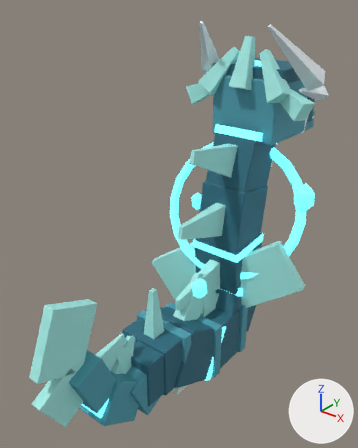
An edit to the glTF model public/models/pets/leviathan.glb, drawn before and after from the same camera.
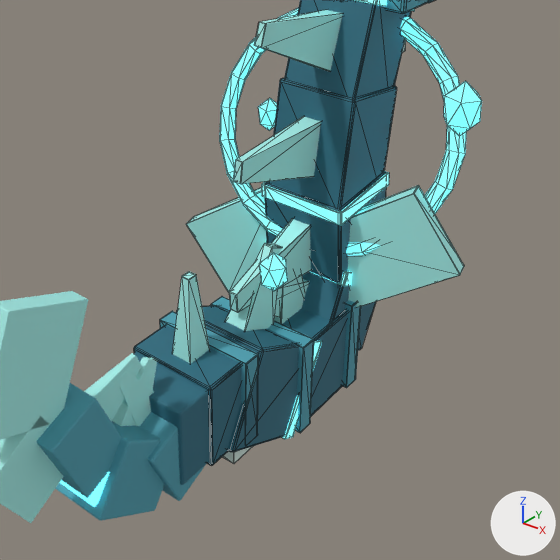
Old and new are each drawn whole from a 50 mm lens placed at (0.739, -1.097, 1.089), pointed at (-0.03, -0.136, 0.494) and again close up on the part from 14% to 100% of the width and 31% to 100% of the height. The axes (+X, +Y, +Z) are drawn at lower right. The lights are the same throughout. The first two pictures are the older version. The close-ups show mesh edges as thin lines. Where no turn or scale is listed for an object, it has been applied to the vertices. Vertices at exactly the same position are counted once.

The scene before the commit, as lines of its bpy script (objects in view):
```python
me_fin_l = bpy.data.meshes.new('fin.L')
me_fin_l.from_pydata(...)  # 32 vertices, 60 faces; spans x -0.094..0.177, y -0.037..0.057, z -0.098..0.156
me_fin_l.materials.append(mat_blk_a8f0ea)  # cyan #a8f0ea
me_fin_r = bpy.data.meshes.new('fin.R')
me_fin_r.from_pydata(...)  # 32 vertices, 60 faces; spans x -0.177..0.094, y -0.057..0.037, z -0.156..0.098
me_fin_r.materials.append(mat_blk_a8f0ea)  # cyan #a8f0ea
me_tail = bpy.data.meshes.new('tail')
me_tail.from_pydata(...)  # 376 vertices, 708 faces; spans x -0.073..0.073, y -0.358..0.039, z -0.101..0.334
# faces by material slot: [108, 324, 88, 188]
me_tail.materials.append(mat_blk_2b6b7e)  # cyan #2b6b7e
me_tail.materials.append(mat_blk_4f9fb0)  # cyan #4f9fb0
me_tail.materials.append(mat_neon_6ff2ff)  # cyan #6ff2ff, glowing cyan #6ff2ff
me_tail.materials.append(mat_blk_a8f0ea)  # cyan #a8f0ea
ob_fin_l = bpy.data.objects.new('fin.L', me_fin_l)
ob_fin_l.location = (0.083, 0.049, 0.26)
ob_fin_r = bpy.data.objects.new('fin.R', me_fin_r)
ob_fin_r.location = (-0.083, 0.049, 0.26)
ob_tail = bpy.data.objects.new('tail', me_tail)
ob_tail.location = (0.0, -0.312, 0.153)
# also in view: 'body' at (0.018, -0.05, 0.361)
```
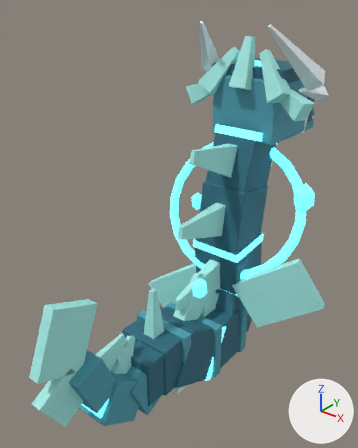
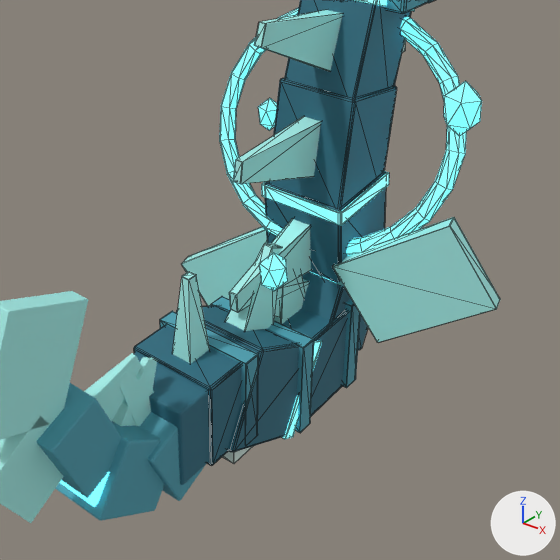
Pixel boxes (x1, y1, x2, y2) of what changed, in the close-ups (560 x 560 px):
'fin.L', moved
    before: (347, 185, 464, 307)
    after: (332, 217, 500, 343)
'fin.R', moved
    before: (186, 187, 267, 292)
    after: (181, 226, 268, 306)

The change, as a diff of the scene's bpy script:
```diff
--- a/public/models/pets/leviathan.glb.py
+++ b/public/models/pets/leviathan.glb.py
@@ me_fin_l @@
 # used by ob_fin_l; location = (0.083, 0.049, 0.26)
-me_fin_l.from_pydata(...)  # 32 vertices, 60 faces; spans x -0.094..0.177, y -0.037..0.057, z -0.098..0.156
+me_fin_l.from_pydata(...)  # 32 vertices, 60 faces; spans x -0.023..0.248, y -0.047..0.047, z -0.127..0.127
+# me_fin_l part 1: the whole mesh is moved by (0.071, -0.01, -0.029)
 me_fin_l.materials.append(mat_blk_a8f0ea)
@@ me_fin_r @@
 # used by ob_fin_r; location = (-0.083, 0.049, 0.26)
-me_fin_r.from_pydata(...)  # 32 vertices, 60 faces; spans x -0.177..0.094, y -0.057..0.037, z -0.156..0.098
+me_fin_r.from_pydata(...)  # 32 vertices, 60 faces; spans x -0.169..0.102, y -0.083..0.011, z -0.228..0.026
+# me_fin_r part 2: the whole mesh is moved by (0.009, -0.026, -0.072)
 me_fin_r.materials.append(mat_blk_a8f0ea)
```
